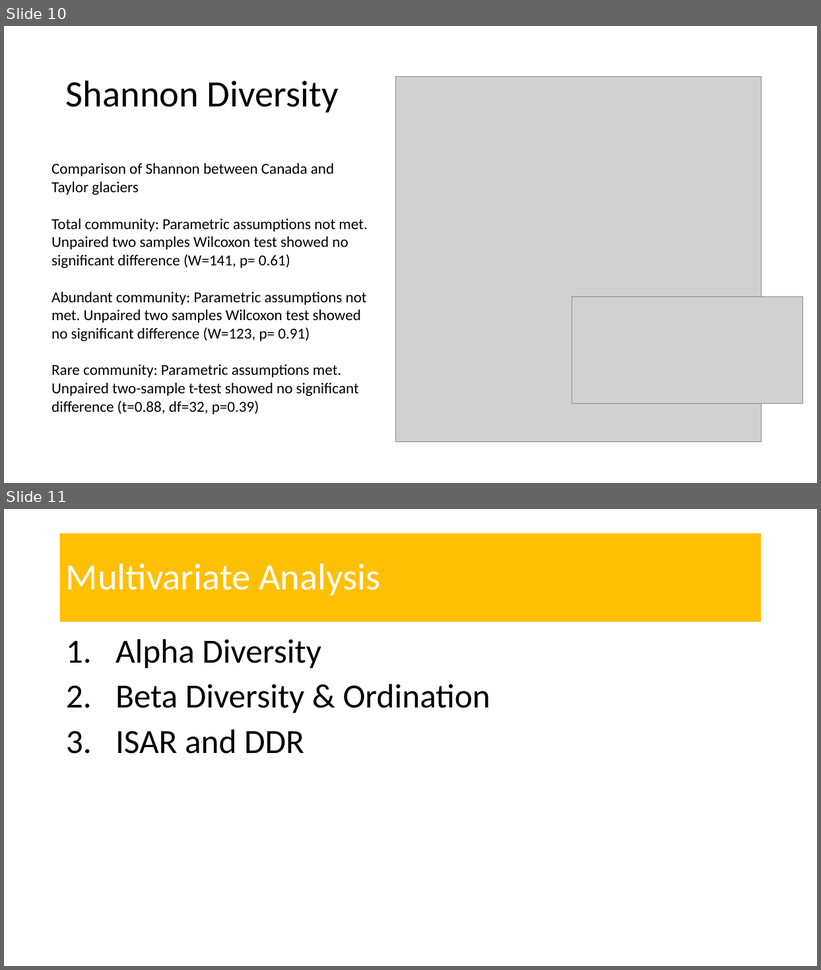
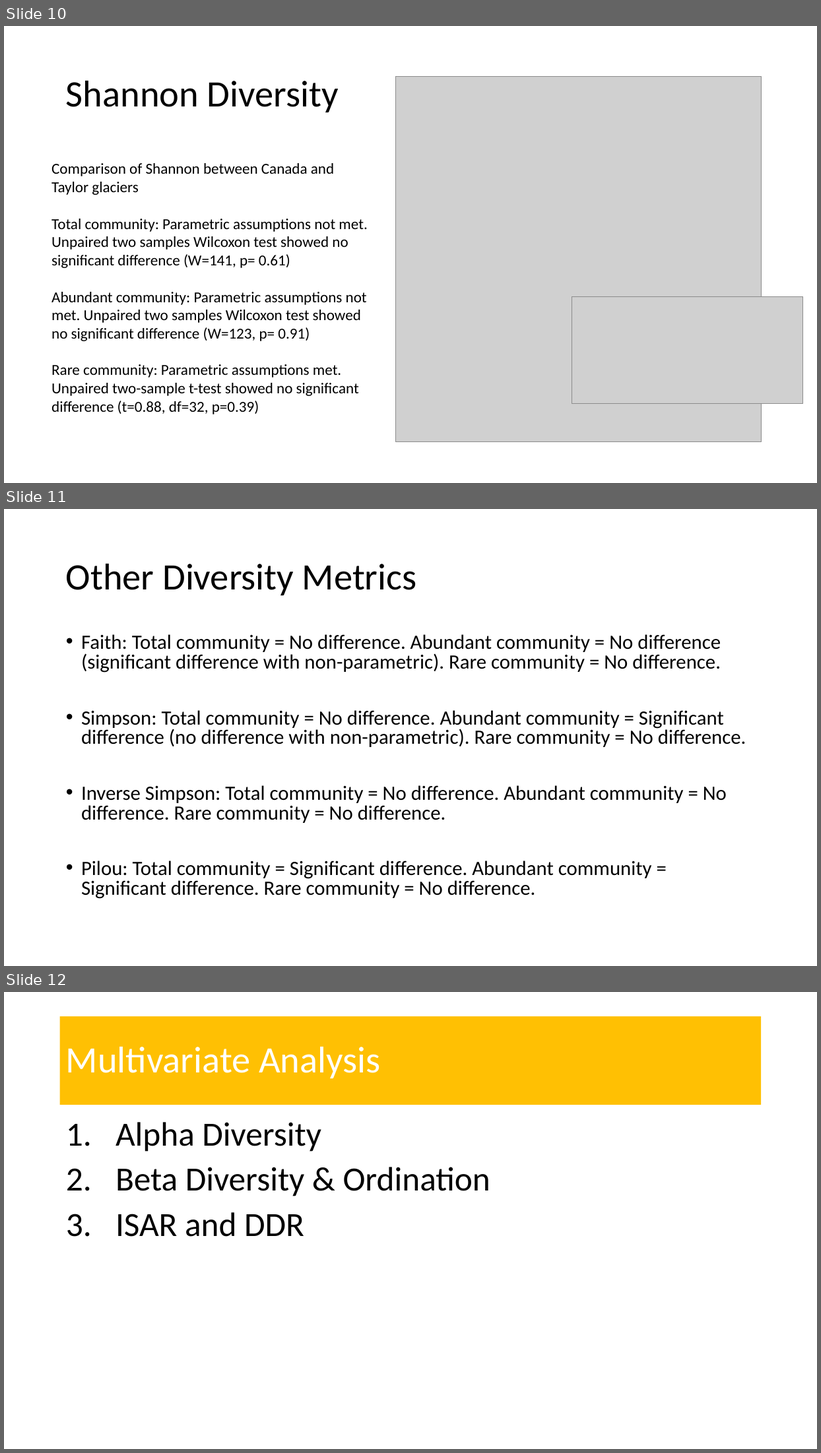
Before and after one commit to amysolman/PhD, a slide deck: Projects/Chapter1/community-assembly-edit.pptx. Shown one above the other, each under a label of ours: slides 10 and 11 before the commit, slides 10, 11 and 12 after it. The pictures are 821x970 and 821x1453 pixels, drawn with LibreOffice and Linux fonts; fonts in the diff are those of the drawing; grey boxes stand for pictures. Boxes give left, top, right and bottom in pixels: in the first picture for what was removed or moved away, otherwise in the second. Text is boxed around its words. In the diff, an @@ line names an element or a change of style, - is before the commit and + after.

```diff
--- a/Projects/Chapter1/community-assembly-edit.pptx
+++ b/Projects/Chapter1/community-assembly-edit.pptx
@@ slide 11 added at (4,509,817,966), background #FFFFFF @@
@@ title added at (66,563,416,595), 44 pt, text #000000 @@
+Other Diversity Metrics
@@ text added at (81,634,746,899), 24 pt, text #000000 @@
+• Faith: Total community = No difference. Abundant community = No difference (significant difference with non-parametric). Rare community = No difference.
+• Simpson: Total community = No difference. Abundant community = Significant difference (no difference with non-parametric). Rare community = No difference.
+• Inverse Simpson: Total community = No difference. Abundant community = No difference. Rare community = No difference.
+• Pilou: Total community = Significant difference. Abundant community = Significant difference. Rare community = No difference.
@@ what was slide 11 is now slide 12 @@
```
Also in this commit, not shown: 10 other files.
